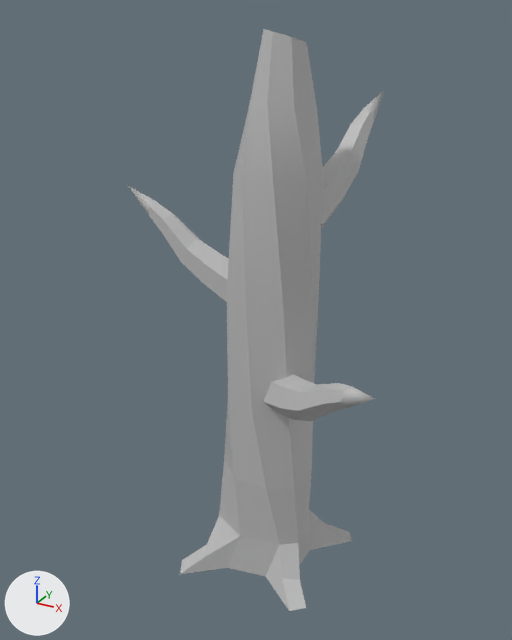
The FBX model BearPrototypes/Assets/Objects/Full_Tree.fbx, before and after one commit.
Both versions are drawn from a 50 mm lens placed at (19.1, -36.8, 33.5), pointed at (-1.7, 1.0, 14.6). The axes (+X, +Y, +Z) are drawn at lower left. The lights are the same throughout. Where no turn or scale is listed for an object, it has been applied to the vertices.

Script lines for the objects in view, before the commit:
```python
me_mesh = bpy.data.meshes.new('Mesh')
me_mesh.from_pydata(...)  # 31 vertices, 30 faces; spans x -8.84..0.54, y -1.22..1.22, z -1.32..5.94
me_mesh.materials.append(mat_lambert1)  # grey #bcbcbc
me_mesh_001 = bpy.data.meshes.new('Mesh.001')
me_mesh_001.from_pydata(...)  # 80 vertices, 68 faces; spans x -6.2..5.1, y -5.4..5.2, z -3.1..32.5
me_mesh_001.materials.append(mat_lambert1)  # grey #bcbcbc
me_mesh_002 = bpy.data.meshes.new('Mesh.002')
me_mesh_002.from_pydata(...)  # 31 vertices, 30 faces; spans x -1.44..1.95, y -0.84..7.97, z -1.2..6.86
me_mesh_002.materials.append(mat_lambert1)  # grey #bcbcbc
me_mesh_003 = bpy.data.meshes.new('Mesh.003')
me_mesh_003.from_pydata(...)  # 31 vertices, 30 faces; spans x -0.9..8.04, y -5.32..1.21, z -1.29..4.52
me_mesh_003.materials.append(mat_lambert1)  # grey #bcbcbc
ob_branch = bpy.data.objects.new('Branch', me_mesh)
ob_branch.location = (-1.98, 0.0, 16.82)
ob_branch4 = bpy.data.objects.new('Branch4', me_mesh_002)
ob_branch4.location = (1.38, 1.83, 21.77)
ob_branch5 = bpy.data.objects.new('Branch5', me_mesh_003)
ob_branch5.location = (1.38, -1.43, 11.08)
ob_full_tree = bpy.data.objects.new('Full_Tree', me_mesh_001)
ob_full_tree.location = (0.0, 0.0, 0.0)
```
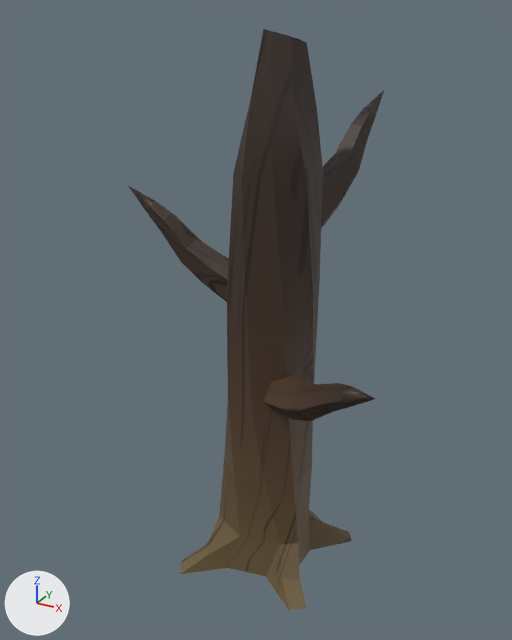
Location of each change, [x1, y1, x2, y2] in pixels of the pictures (512 x 640 px):
'Full_Tree', recoloured, surface changed (grey to brown)
    both: [180, 29, 352, 611]
'Branch', recoloured
    both: [129, 186, 229, 302]
'Branch5', recoloured (grey to brown)
    both: [264, 374, 375, 421]
'Branch4', recoloured (grey to black)
    both: [321, 90, 384, 229]

The change, as a diff of the scene's bpy script:
```diff
--- a/BearPrototypes/Assets/Objects/Full_Tree.fbx.py
+++ b/BearPrototypes/Assets/Objects/Full_Tree.fbx.py
@@ img_tree_texture_png @@
+img_tree_texture_png = load_image('Tree_Texture.png', '../../../GameModels/Tree_Texture.png', 1080, 1080, 'sRGB')
@@ mat_treetexture1 @@
+mat_treetexture1 = principled_material('TreeTexture1')
+mat_treetexture1.texture = img_tree_texture_png  # with its transparency
@@ me_mesh_001 @@
 me_mesh_001.from_pydata(...)  # 80 vertices, 68 faces; spans x -6.2..5.1, y -5.4..5.2, z -3.1..32.5
 # used by ob_full_tree; location = (0.0, 0.0, 0.0)
-me_mesh_001.materials.append(mat_lambert1)  # grey #bcbcbc
+# me_mesh_001 part 1: texture (UV) coordinates of 68 of 68 faces, centred in x -4.9..3.9, y -4.1..4.1, z -2.6..30.6, changed; they spanned u 0.0..1.0, v 0.0..1.0 and now span u 0.04..0.97, v 0.03..0.89
+me_mesh_001.materials.append(mat_treetexture1)  # picture img_tree_texture_png
@@ me_mesh_003 @@
 me_mesh_003.from_pydata(...)  # 31 vertices, 30 faces; spans x -0.9..8.04, y -5.32..1.21, z -1.29..4.52
-me_mesh_003.materials.append(mat_lambert1)  # grey #bcbcbc
+me_mesh_003.materials.append(mat_treetexture1)  # picture img_tree_texture_png
@@ me_mesh_002 @@
 me_mesh_002.from_pydata(...)  # 31 vertices, 30 faces; spans x -1.44..1.95, y -0.84..7.97, z -1.2..6.86
-me_mesh_002.materials.append(mat_lambert1)  # grey #bcbcbc
+me_mesh_002.materials.append(mat_treetexture1)  # picture img_tree_texture_png
@@ me_mesh @@
 me_mesh.from_pydata(...)  # 31 vertices, 30 faces; spans x -8.84..0.54, y -1.22..1.22, z -1.32..5.94
-me_mesh.materials.append(mat_lambert1)  # grey #bcbcbc
+me_mesh.materials.append(mat_treetexture1)  # picture img_tree_texture_png
```
